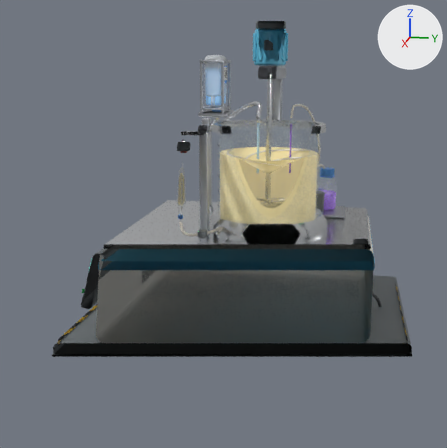
An edit to the glTF model assets/modelos/maquinas/mezcladora.glb, drawn before and after from the same camera.
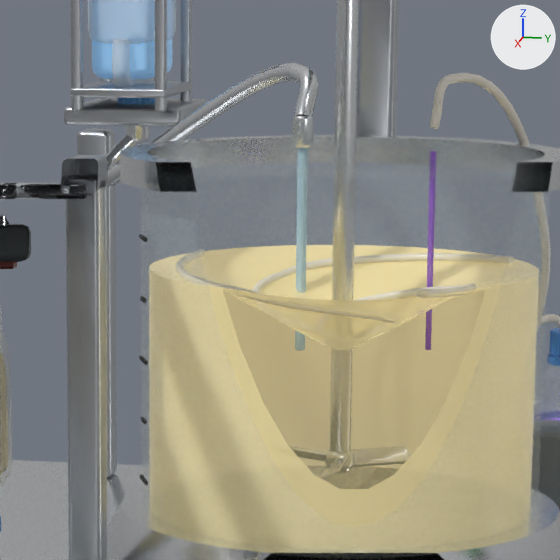
Each version is shown whole from a 50 mm lens placed at (3.57, 0.578, 1.579), pointed at (0.078, -0.12, 0.706), then close up on the part from 41% to 72% of the width and 19% to 50% of the height. The axes (+X, +Y, +Z) are drawn at upper right. The lights are the same throughout. The older version's two pictures come first. Everything nearer to the camera than a plane just in front of the edit is cut away. Where no turn or scale is listed for an object, it has been applied to the vertices. Vertices at exactly the same position are counted once.

Objects in the first close-up: 'bastidor_poste-1', 'chorro_agua', 'chorro_reactivo', 'cuerpo', 'cuna_base', 'eje', 'mesa', 'mezcla', 'puente_pilar-1', 'tubo_agua', 'vaso', 'vaso_aro', 'vaso_base' and 36 more.
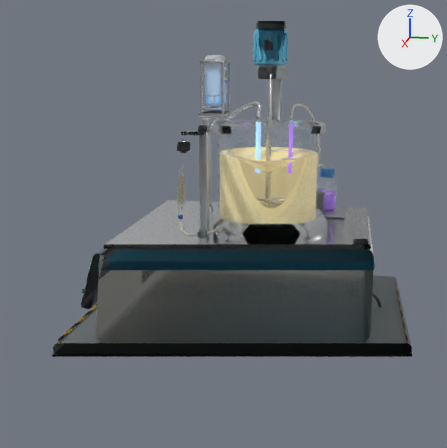
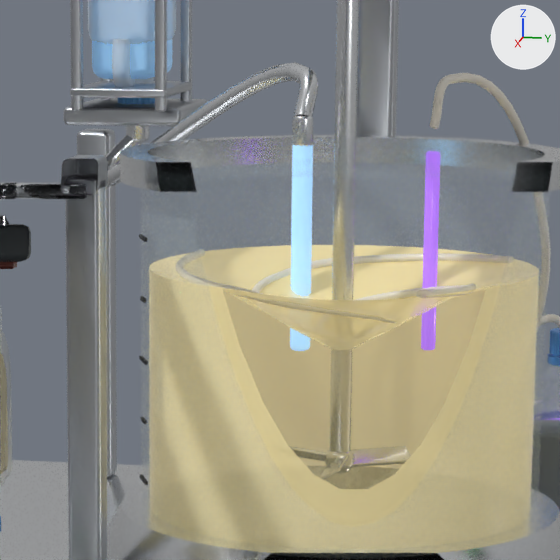
Where the change shows, as pixel boxes (x1, y1, x2, y2) in the close-ups (560 x 560 px):
'chorro_agua', recoloured, surface changed, reshaped (71% wider): before (295, 148, 308, 351); after (290, 145, 313, 351)
'chorro_reactivo', recoloured, surface changed, reshaped (67% wider): before (425, 151, 436, 350); after (421, 151, 440, 350)

Diff of the bpy script that builds the scene:
```diff
--- a/assets/modelos/maquinas/mezcladora.glb.py
+++ b/assets/modelos/maquinas/mezcladora.glb.py
@@ mat_chorro_agua_m @@
 mat_chorro_agua_m = principled_material('chorro_agua_m')
-mat_chorro_agua_m.base_color = (0.55, 0.8, 0.95)  # blue #c4e7f9
+mat_chorro_agua_m.base_color = (0.4, 0.7, 1.0)  # blue #aadaff
 mat_chorro_agua_m.roughness = 0.1
 mat_chorro_agua_m.alpha = 0.7
+mat_chorro_agua_m.emission_color = (0.24, 0.42, 0.6)  # blue #86adcb
+mat_chorro_agua_m.emission_strength = 1.0
@@ mat_chorro_reac_m @@
 mat_chorro_reac_m.alpha = 0.8
+mat_chorro_reac_m.emission_color = (0.28, 0.12, 0.6)  # purple #9061cb
+mat_chorro_reac_m.emission_strength = 1.0
@@ me_cylinder_073 @@
 # used by ob_chorro_agua; location = (-0.2, 0.04, 1.13)
-me_cylinder_073.from_pydata(...)  # 60 vertices, 116 faces; spans x -0.008..0.008, y -0.008..0.008, z -0.16..0.16
+me_cylinder_073.from_pydata(...)  # 60 vertices, 116 faces; spans x -0.015..0.015, y -0.016..0.016, z -0.16..0.16
+# me_cylinder_073 part 1: 60 of 60 vertices moved; they spanned x -0.008..0.008, y -0.008..0.008, z -0.16..0.16 and now span x -0.015..0.015, y -0.016..0.016, z -0.16..0.16; mean shift (0.0, 0.0, 0.0)
 me_cylinder_073.materials.append(mat_chorro_agua_m)
@@ me_cylinder_078 @@
 # used by ob_chorro_reactivo; location = (-0.18, 0.24, 1.13)
-me_cylinder_078.from_pydata(...)  # 112 vertices, 220 faces; spans x -0.005..0.005, y -0.005..0.005, z -0.15..0.15
+me_cylinder_078.from_pydata(...)  # 112 vertices, 220 faces; spans x -0.011..0.011, y -0.011..0.011, z -0.15..0.15
+# me_cylinder_078 part 2: 112 of 112 vertices moved; they spanned x -0.005..0.005, y -0.005..0.005, z -0.15..0.15 and now span x -0.011..0.011, y -0.011..0.011, z -0.15..0.15; mean shift (0.0, 0.0, 0.0)
 me_cylinder_078.materials.append(mat_chorro_reac_m)
```
